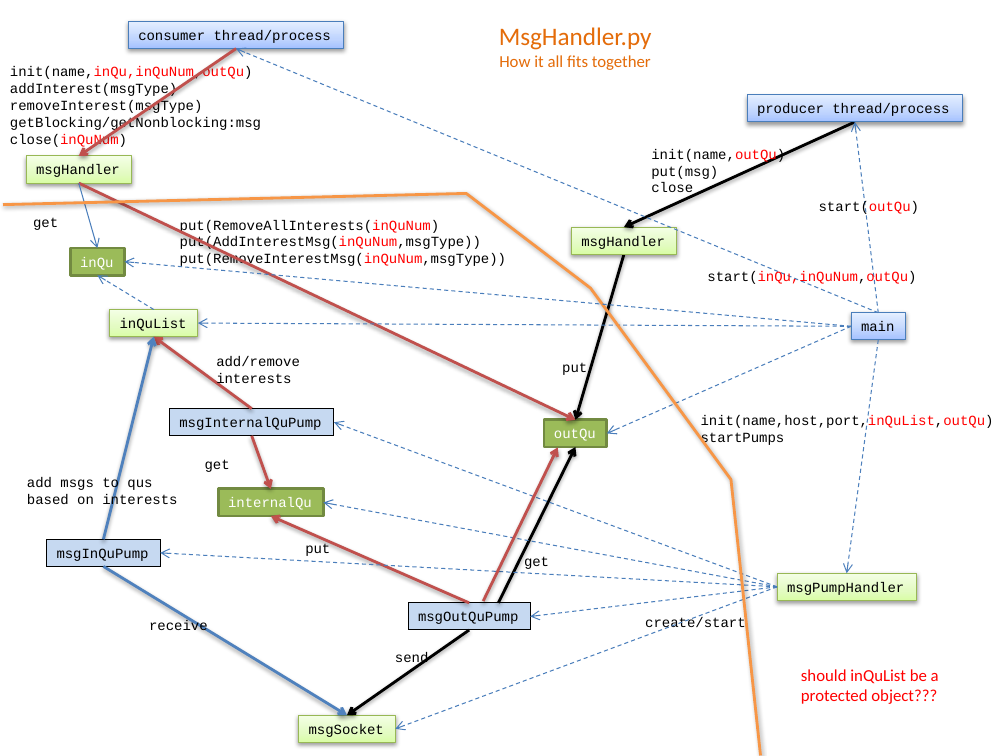
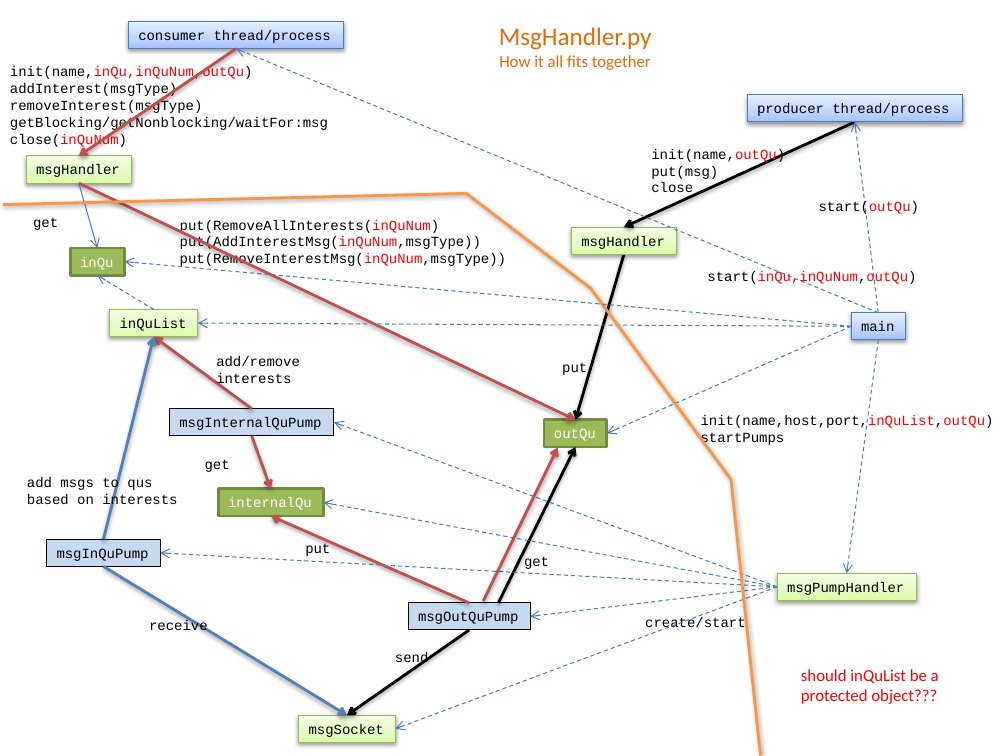
Before and after one commit to mlozborne/motin, a slide deck: slide 5 of Scripting/ScriptingDocumenation/DesignDiagrams.pptx. Drawn at 1008x756 pixels with LibreOffice and Linux fonts; fonts in the diff are those of the drawing. Boxes give left, top, right and bottom in pixels: in the first picture for what was removed or moved away, otherwise in the second. Text is boxed around its words. In the diff, an @@ line names an element or a change of style, - is before the commit and + after.

```diff
--- a/Scripting/ScriptingDocumenation/DesignDiagrams.pptx
+++ b/Scripting/ScriptingDocumenation/DesignDiagrams.pptx
@@ text at bbox=[10, 117, 328, 132]: text changed @@
-getBlocking/getNonblocking:msg
+getBlocking/getNonblocking/waitFor:msg
```
Also in this commit, not shown: 1 other slide changed, 1 slide removed, 3 other files.
